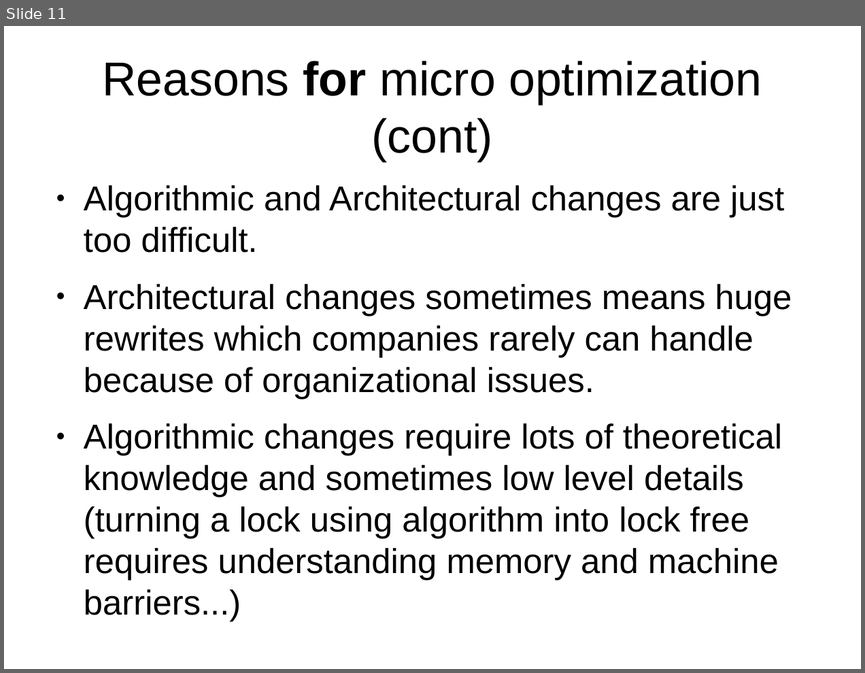
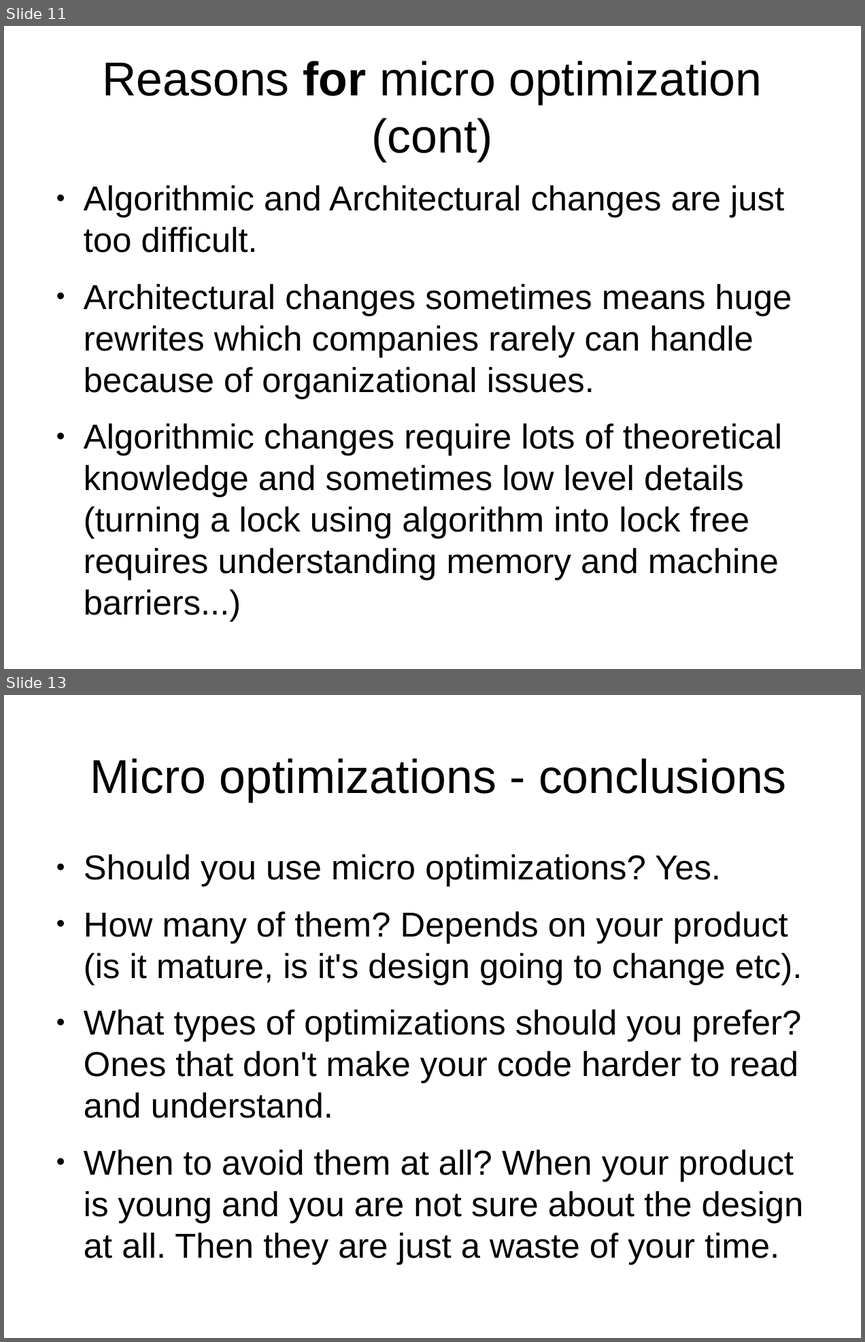
Before and after one commit to veltzer/demos, a slide deck: cpp/multi_core/effective_cplusplus.odp. Shown one above the other, each under a label of ours: slide 11 before the commit, slides 11 and 13 after it; the slides between them are not shown. The pictures are 865x673 and 865x1342 pixels, drawn with LibreOffice and Linux fonts; fonts in the diff are those of the drawing. Boxes give left, top, right and bottom in pixels: in the first picture for what was removed or moved away, otherwise in the second. Text is boxed around its words. In the diff, an @@ line names an element or a change of style, - is before the commit and + after.

```diff
--- a/cpp/multi_core/effective_cplusplus.odp
+++ b/cpp/multi_core/effective_cplusplus.odp
@@ slide 13 added at (4, 695, 861, 1338), background #FFFFFF @@
@@ title added at (90, 758, 787, 802), 44 pt, text #000000 @@
+Micro optimizations - conclusions
@@ text added at (84, 854, 804, 1264), 32 pt, text #000000 @@
+● Should you use micro optimizations? Yes.
+● How many of them? Depends on your product (is it mature, is it's design going to change etc).
+● What types of optimizations should you prefer? Ones that don't make your code harder to read and understand.
+● When to avoid them at all? When your product is young and you are not sure about the design at all. Then they are just a waste of your time.
```
Also in this commit, not shown: 4 slides changed, 15 other slides added, 1 other file.
